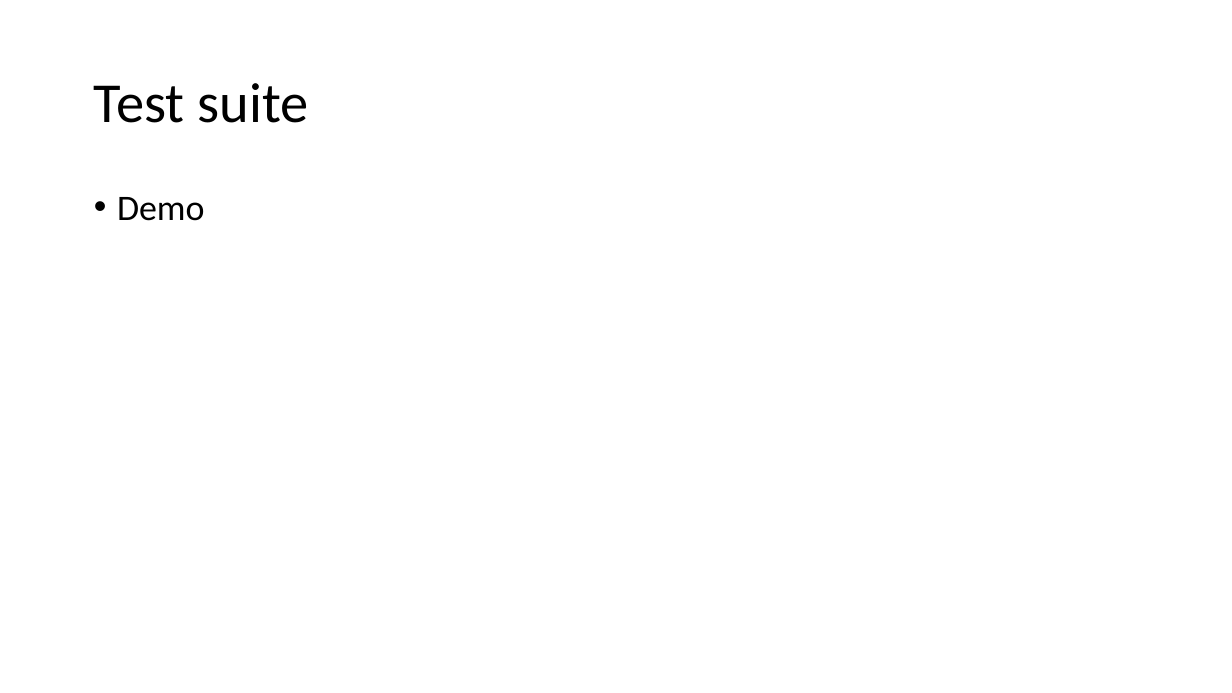
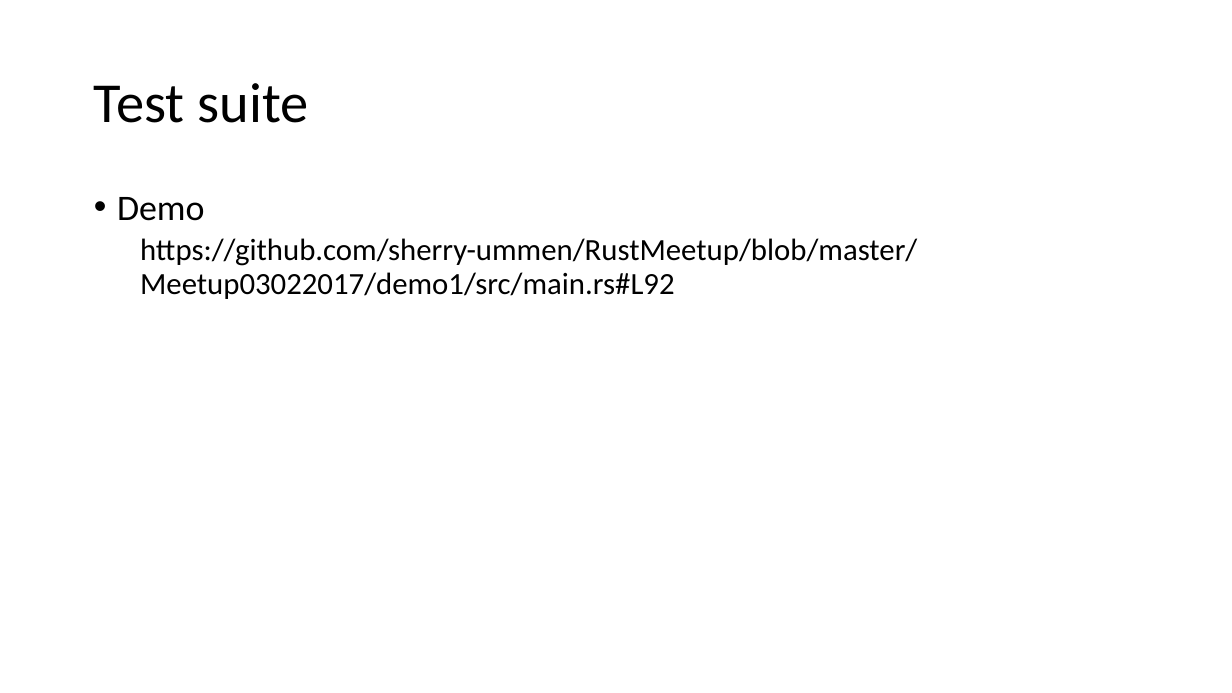
Before and after one commit to sherry-ummen/RustMeetup, a slide deck: slide 15 of Meetup03022017/RustIntroduction-FinlandMeetup.pptx. Drawn at 1232x693 pixels with LibreOffice and Linux fonts; fonts in the diff are those of the drawing. Boxes give left, top, right and bottom in pixels: in the first picture for what was removed or moved away, otherwise in the second. Text is boxed around its words. In the diff, an @@ line names an element or a change of style, - is before the commit and + after.

```diff
--- a/Meetup03022017/RustIntroduction-FinlandMeetup.pptx
+++ b/Meetup03022017/RustIntroduction-FinlandMeetup.pptx
@@ text at (140,238,917,299): paragraph added @@
+  https://github.com/sherry-ummen/RustMeetup/blob/master/Meetup03022017/demo1/src/main.rs#L92
```
Also in this commit, not shown: 1 other slide changed.
